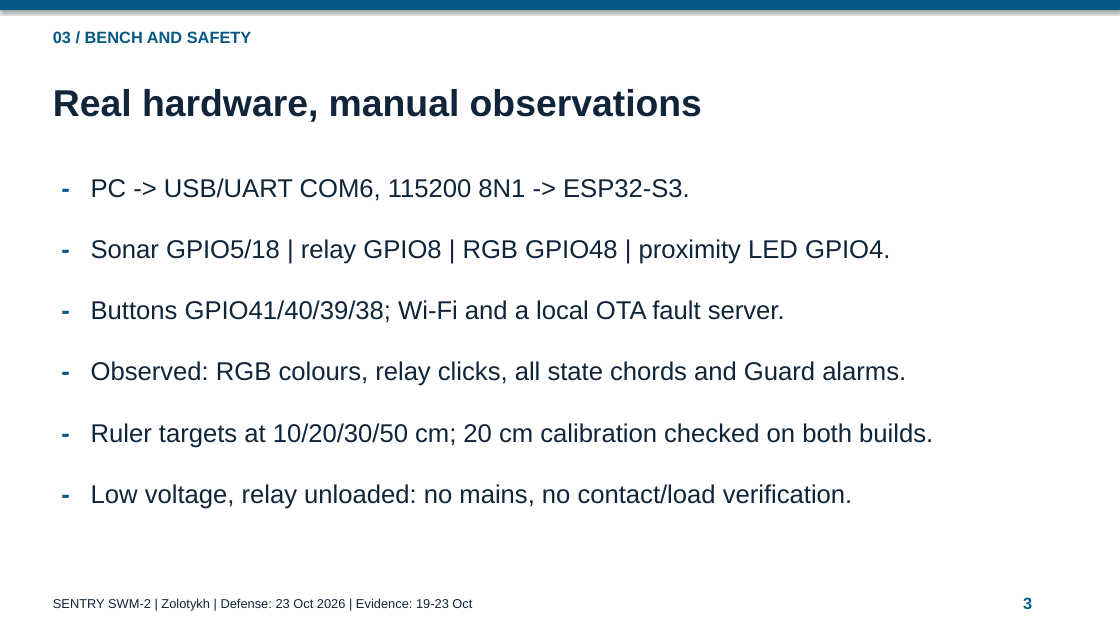
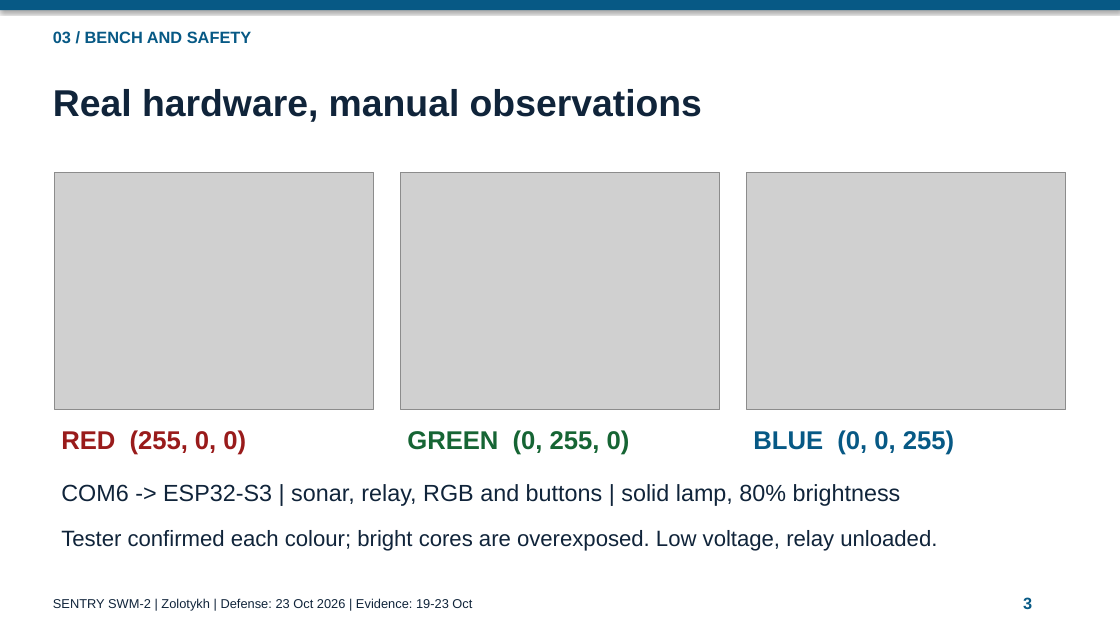
Before and after one commit to Ashtray555/Sentry_SWM_FINAL_Zolotykh, a slide deck: slide 3 of SENTRY_SWM2_Defense.pptx. Drawn at 1120x630 pixels with LibreOffice and Linux fonts; fonts in the diff are those of the drawing; grey boxes stand for pictures. Boxes give left, top, right and bottom in pixels: in the first picture for what was removed or moved away, otherwise in the second. Text is boxed around its words. In the diff, an @@ line names an element or a change of style, - is before the commit and + after.

```diff
--- a/SENTRY_SWM2_Defense.pptx
+++ b/SENTRY_SWM2_Defense.pptx
@@ text removed at (55, 168, 80, 210) @@
--
@@ picture added at (55, 172, 374, 410) @@
@@ text removed at (91, 178, 690, 201) @@
-PC -> USB/UART COM6, 115200 8N1 -> ESP32-S3.
@@ picture added at (401, 172, 720, 410) @@
@@ picture added at (747, 172, 1066, 410) @@
@@ text removed at (55, 229, 80, 271) @@
--
@@ text removed at (91, 239, 890, 264) @@
-Sonar GPIO5/18 | relay GPIO8 | RGB GPIO48 | proximity LED GPIO4.
@@ text removed at (55, 291, 80, 333) @@
--
@@ text removed at (91, 300, 785, 323) @@
-Buttons GPIO41/40/39/38; Wi-Fi and a local OTA fault server.
@@ text removed at (55, 352, 80, 394) @@
--
@@ text removed at (91, 361, 906, 386) @@
-Observed: RGB colours, relay clicks, all state chords and Guard alarms.
@@ text removed at (55, 413, 80, 455) @@
--
@@ text added at (61, 430, 246, 455), 22 pt, text #991B1B, bold @@
+RED (255, 0, 0)
@@ text removed at (91, 423, 933, 448) @@
-Ruler targets at 10/20/30/50 cm; 20 cm calibration checked on both builds.
@@ text added at (407, 430, 630, 455), 22 pt, text #166534, bold @@
+GREEN (0, 255, 0)
@@ text added at (753, 430, 954, 455), 22 pt, text #075985, bold @@
+BLUE (0, 0, 255)
@@ text removed at (55, 475, 80, 517) @@
--
@@ text added at (61, 484, 901, 506), 20 pt, text #10243A @@
+COM6 -> ESP32-S3 | sonar, relay, RGB and buttons | solid lamp, 80% brightness
@@ text at (61, 530, 937, 551): text changed; size 22 to 19 pt @@
-Low voltage, relay unloaded: no mains, no contact/load verification.
+Tester confirmed each colour; bright cores are overexposed. Low voltage, relay unloaded.
```
Also in this commit, not shown: 3 other slides changed, 2 other files.
